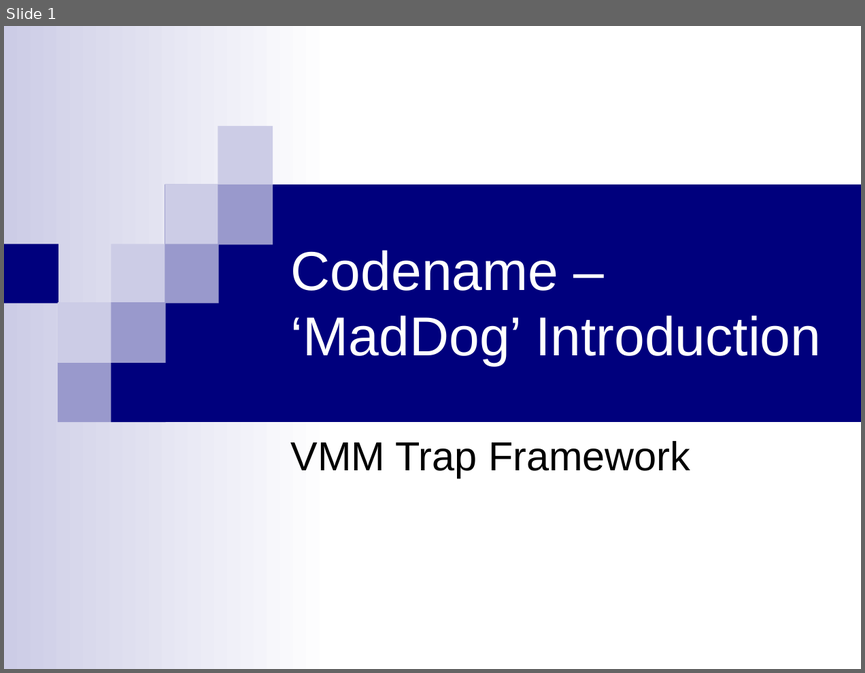
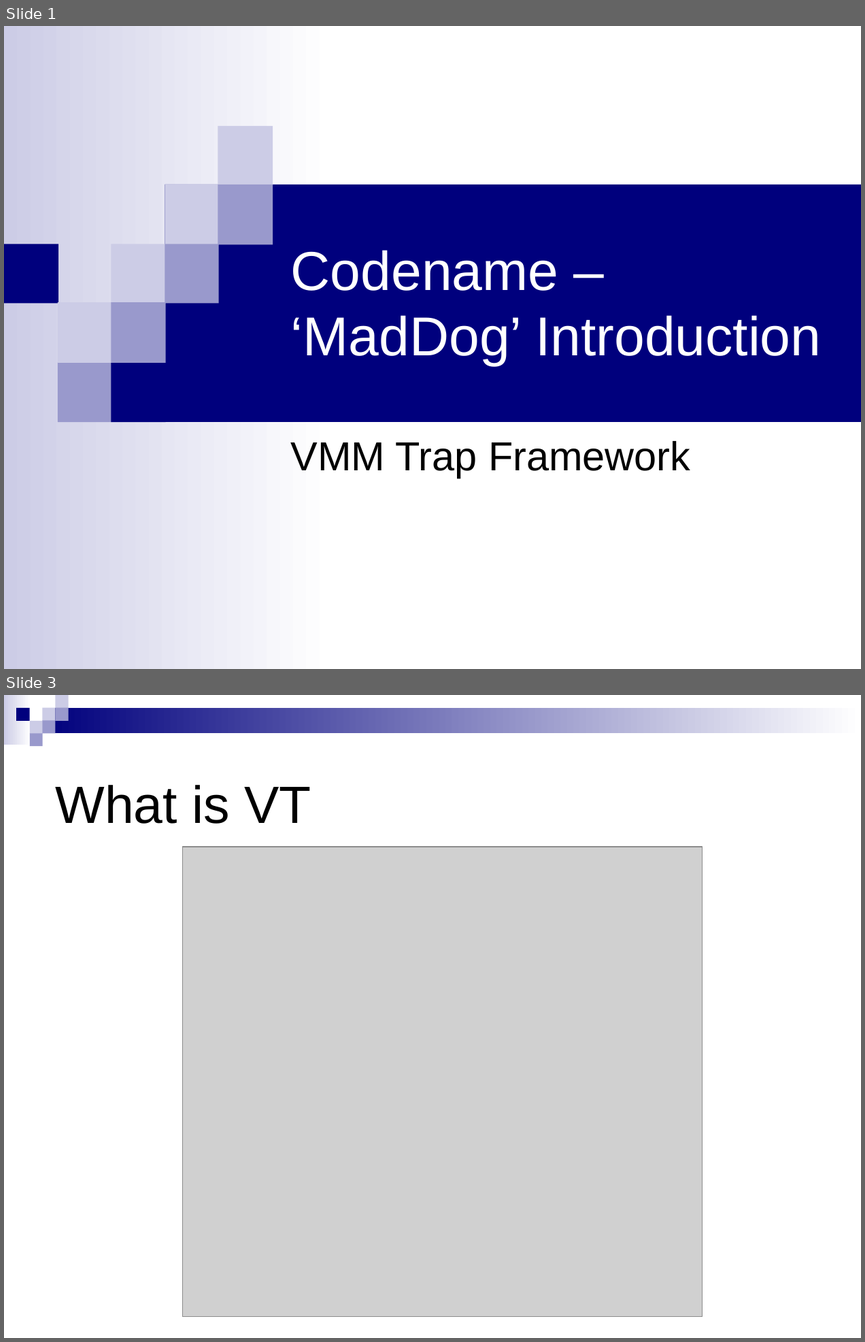
Before and after one commit to xdel/bluepillstudy, a slide deck: Framework/MadDog/doc/MadDog Project.ppt. Shown one above the other, each under a label of ours: slide 1 before the commit, slides 1 and 3 after it; the slides between them are not shown. The pictures are 865x673 and 865x1342 pixels, drawn with LibreOffice and Linux fonts; fonts in the diff are those of the drawing; grey boxes stand for pictures. Boxes give left, top, right and bottom in pixels: in the first picture for what was removed or moved away, otherwise in the second. Text is boxed around its words. In the diff, an @@ line names an element or a change of style, - is before the commit and + after.

```diff
--- a/Framework/MadDog/doc/MadDog Project.ppt
+++ b/Framework/MadDog/doc/MadDog Project.ppt
@@ slide 3 added at (4,695,861,1338), background #FFFFFF @@
@@ group added at (4,695,861,747): 9 rectangles @@
@@ title added at (55,785,311,824), 44 pt, text #000000 @@
+What is VT
@@ picture added at (182,847,702,1317) @@
```
Also in this commit, not shown: 3 slides changed, 3 other slides added, 2 slides removed.
